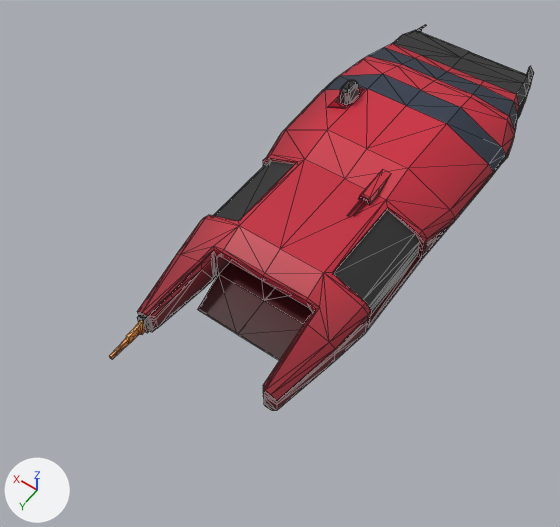
A saved change to the Blender file game/assets/models/player/carrier.blend.
One viewpoint serves both versions: a 50 mm camera at (-43.3, 87.0, 100.2) aimed at (2.6, 22.8, -0.7). The lights are fixed; the arrows at lower left show +X, +Y and +Z. Mesh edges are drawn as thin lines.

In view in the first picture: 'Hull'.
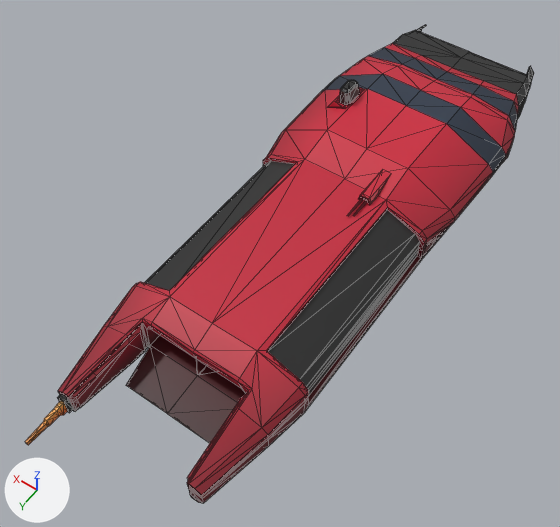
Location of each change, [x1, y1, x2, y2] in pixels of the pictures (560 x 527 px; the box of a moved part takes in the faces that stretch with it):
'Hull', reshaped (20% wider, 24% taller)
    before: [110, 25, 534, 411]
    after: [25, 25, 534, 503]
part 1 of me_hullmesh, moved or reshaped
    before: [219, 262, 313, 324]
    after: [151, 336, 246, 402]
part 2 of me_hullmesh, moved or reshaped
    before: [334, 315, 368, 362]
    after: [268, 396, 305, 447]
part 3 of me_hullmesh, moved or reshaped
    before: [277, 350, 335, 410]
    after: [202, 435, 268, 503]
part 4 of me_hullmesh, moved or reshaped
    before: [363, 303, 371, 314]
    after: [299, 383, 309, 395]
part 5 of me_hullmesh, moved or reshaped
    before: [330, 307, 368, 349]
    after: [262, 388, 305, 434]
part 6 of me_hullmesh, moved or reshaped
    before: [308, 273, 362, 342]
    after: [239, 351, 299, 428]
part 7 of me_hullmesh, moved or reshaped
    before: [224, 226, 323, 298]
    after: [153, 297, 257, 378]
part 8 of me_hullmesh, moved or reshaped
    before: [271, 342, 335, 400]
    after: [195, 428, 268, 495]
part 9 of me_hullmesh, moved or reshaped
    before: [266, 325, 329, 394]
    after: [189, 409, 261, 488]
part 10 of me_hullmesh, moved or reshaped
    before: [263, 389, 277, 411]
    after: [187, 483, 203, 503]
part 11 of me_hullmesh, moved or reshaped
    before: [110, 159, 422, 390]
    after: [25, 159, 422, 483]

The change in detail:
me_hullmesh is used by ob_hull; location (0.0, 0.0, 0.0).
me_hullmesh had 1992 vertices, 1305 faces and spanned x -17.7..18.5, y -42.0..52.8, z -3.8..12.0.
me_hullmesh now has 1992 vertices, 1305 faces and spans x -17.7..18.5, y -42.0..69.5, z -3.8..12.0.
me_hullmesh part 1: the loose piece of 8 vertices spanning x -8.8..9.6, y 19.8..30.2, z -1.0 is moved by (0.0, 16.7, 0.0).
me_hullmesh part 2: the loose piece of 8 vertices spanning x -15.7..-14.8, y 25.7..33.2, z -1.7..3.5 is moved by (0.0, 16.7, 0.0).
me_hullmesh part 3: the loose piece of 8 vertices spanning x -14.8..-12.7, y 33.2..44.9, z -0.9..2.8 is moved by (0.0, 16.7, 0.0).
me_hullmesh part 4: the loose piece of 4 vertices spanning x -15.7..-14.7, y 24.8..25.7, z 3.5..4.7 is moved by (0.0, 16.7, 0.0).
me_hullmesh part 5: the loose piece of 4 vertices spanning x -15.7..-13.7, y 25.7..33.2, z 2.8..4.7 is moved by (0.0, 16.7, 0.0).
me_hullmesh part 6: the loose piece of 6 vertices spanning x -14.7..-7.6, y 25.7..33.2, z 3.6..7.6 is moved by (0.0, 16.7, 0.0).
me_hullmesh part 7: the loose piece of 6 vertices spanning x -7.6..8.4, y 25.7..29.8, z 5.9..7.6 is moved by (0.0, 16.7, 0.0).
me_hullmesh part 8: the loose piece of 4 vertices spanning x -14.8..-11.6, y 33.2..44.9, z 2.4..3.6 is moved by (0.0, 16.7, 0.0).
me_hullmesh part 9: the loose piece of 5 vertices spanning x -13.7..-9.9, y 33.2..44.9, z 3.1..4.8 is moved by (0.0, 16.7, 0.0).
me_hullmesh part 10: the loose piece of 14 vertices spanning x -12.7..-10.3, y 44.9, z -1.6..3.4 is moved by (0.0, 16.7, 0.0).
me_hullmesh part 11: 538 of the vertices in x -15.7..16.6, y 19.8..52.8, z -3.8..7.6 are moved by (0.0, 16.7, 0.0).
